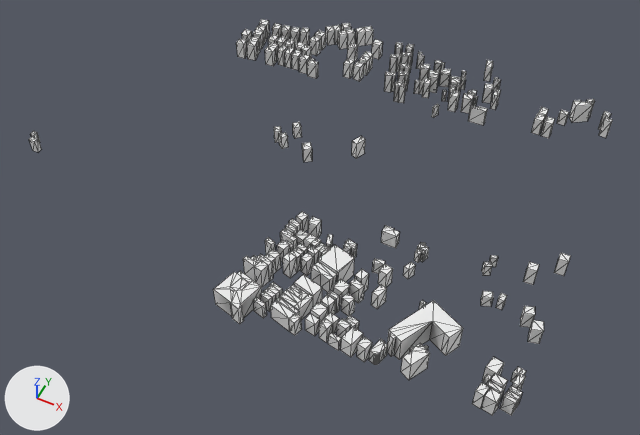
Renders of the glTF model data/buildings/7/45/90.glb from each side of a commit.
The view is the same before and after, from a 50 mm lens placed at (299.0, -539.0, 583.0), pointed at (53.0, -46.0, -34.0). The axes (+X, +Y, +Z) are drawn at lower left. The lights are the same throughout. Mesh edges are drawn as thin lines. Vertices at the same position are counted once.
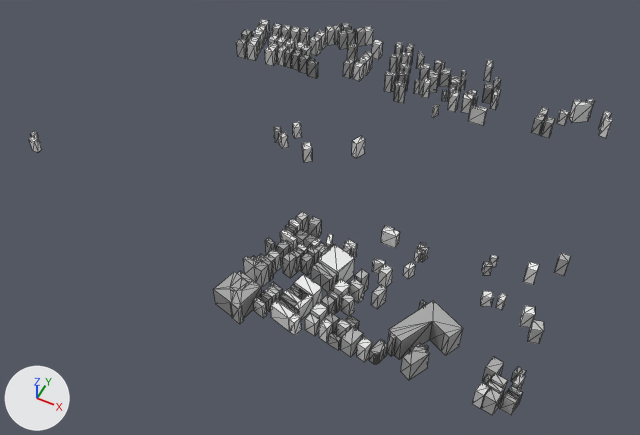
Changed parts and their boxes (x1, y1, x2, y2) in the pictures (640 x 435 px; the box of a moved part takes in the faces that stretch with it):
part 1 of me_mesh_0, moved or reshaped: (286, 223, 297, 234) in both
part 2 of me_mesh_0, recoloured: (213, 19, 571, 416) in both

Edits to the bpy script that builds the scene:
```text
Change me_mesh_0:
    where me_mesh_0.from_pydata(...)  # 1747 vertices, 2328 faces; spans x -224.0..280.0, y -200.0..187.0, z -6.0..22.0
    used by ob_mesh_0; location = (0.0, 0.0, 0.0)
    me_mesh_0 part 1
    me_mesh_0.vertices[1570].co: (58.0, -107.0, 13.0) -> (49.0, -105.0, 13.0)  # pixel (294, 231) -> pixel (285, 225)
    me_mesh_0.vertices[1572].co: (49.0, -105.0, 13.0) -> (50.0, -101.0, 13.0)  # pixel (285, 225) -> pixel (288, 223)
    me_mesh_0.vertices[1573].co: (50.0, -101.0, 13.0) -> (59.0, -103.0, 13.0)  # pixel (288, 223) -> pixel (297, 228)
    me_mesh_0.vertices[1574].co: (59.0, -103.0, 13.0) -> (58.0, -107.0, 13.0)  # pixel (297, 228) -> pixel (294, 231)
    me_mesh_0 part 2: 2308 kept faces spanning x -224.0..280.0, y -200.0..187.0, z -6.0..22.0 get new vertex colours
```
